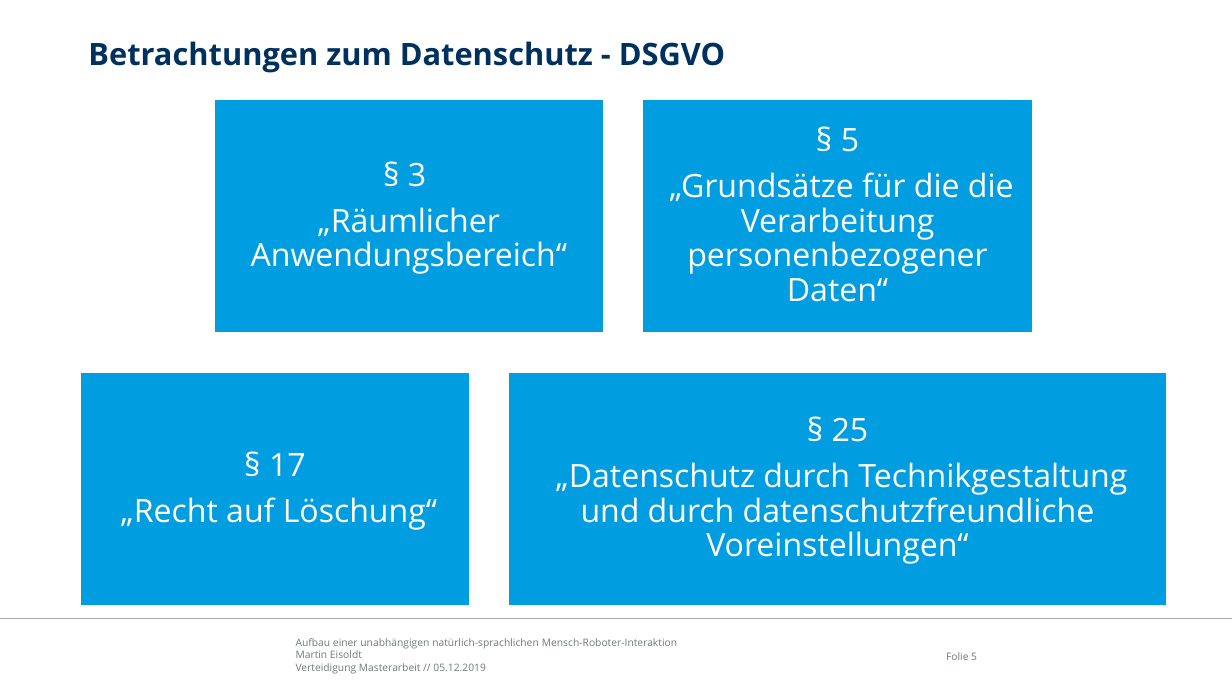
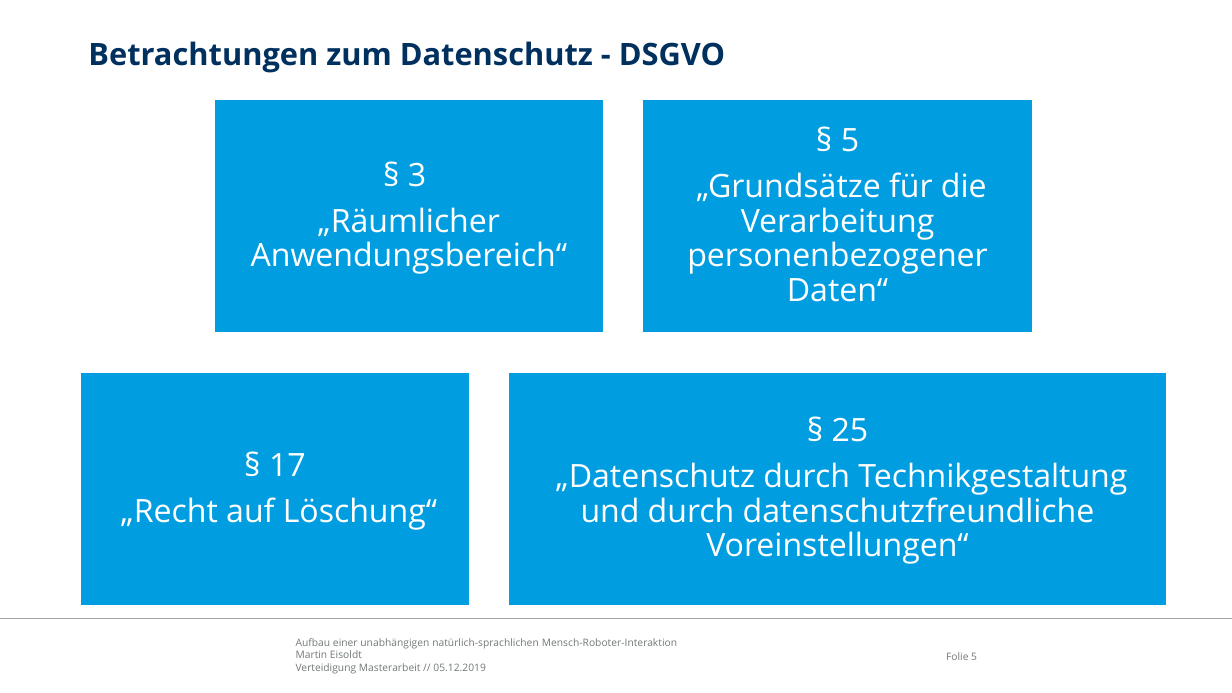
Before and after one commit to edegeyer/masterarbeit, a slide deck: slide 5 of verteidigung/verteidigung.pptx. Drawn at 1232x693 pixels with LibreOffice and Linux fonts; fonts in the diff are those of the drawing; background and template pictures are left out. Boxes give left, top, right and bottom in pixels: in the first picture for what was removed or moved away, otherwise in the second. Text is boxed around its words. In the diff, an @@ line names an element or a change of style, - is before the commit and + after.

```diff
--- a/verteidigung/verteidigung.pptx
+++ b/verteidigung/verteidigung.pptx
@@ text at [687,172,987,302]: text changed @@
-„Grundsätze für die die Verarbeitung personenbezogener Daten“
+„Grundsätze für die Verarbeitung personenbezogener Daten“
```
Also in this commit, not shown: 4 other slides changed, 2 slides added, 3 slides removed.
